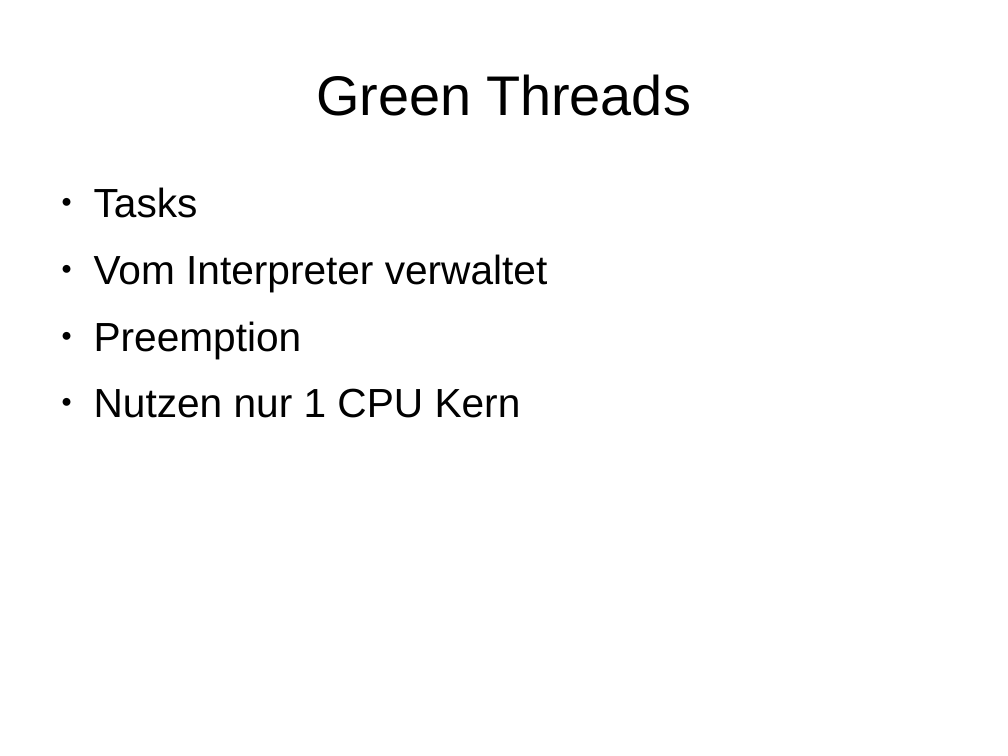
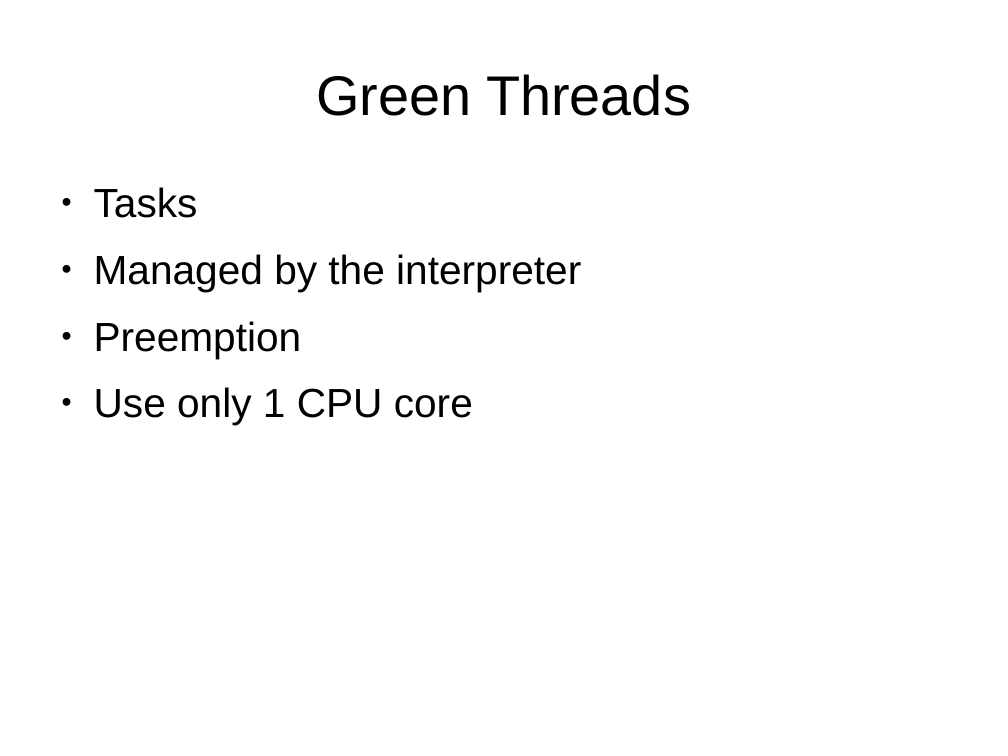
Before and after one commit to niner/talks, a slide deck: slide 10 of Threading in Parrot/Präsentation.odp (slide 9 before the commit). Drawn at 1008x756 pixels with LibreOffice and Linux fonts; fonts in the diff are those of the drawing. Boxes give left, top, right and bottom in pixels: in the first picture for what was removed or moved away, otherwise in the second. Text is boxed around its words. In the diff, an @@ line names an element or a change of style, - is before the commit and + after.

```diff
--- a/Threading in Parrot/Präsentation.odp
+++ b/Threading in Parrot/Präsentation.odp
@@ text at (94, 254, 581, 292): text changed @@
-● Vom Interpreter verwaltet
+● Managed by the interpreter
@@ text at (94, 387, 473, 425): text changed @@
-● Nutzen nur 1 CPU Kern
+● Use only 1 CPU core
```
Also in this commit, not shown: 6 other slides changed, 5 slides added, 3 slides removed, 3 other files.
